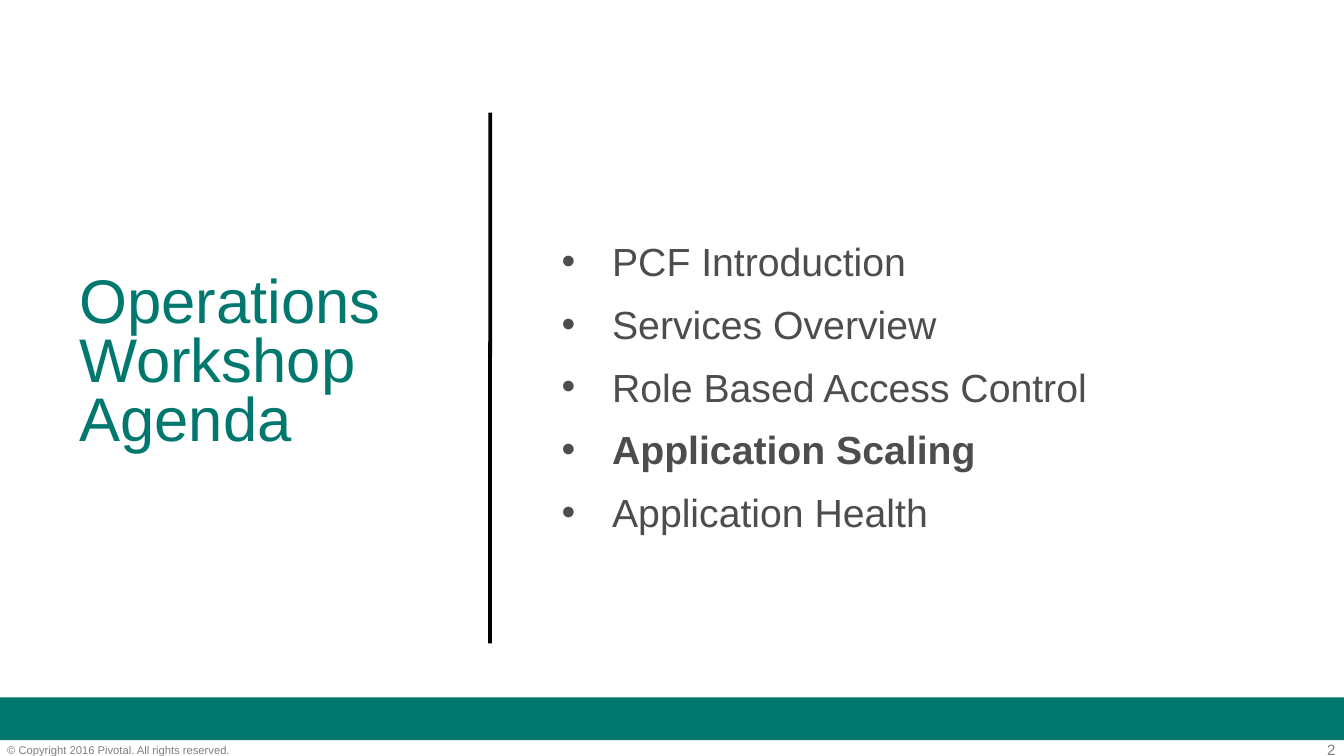
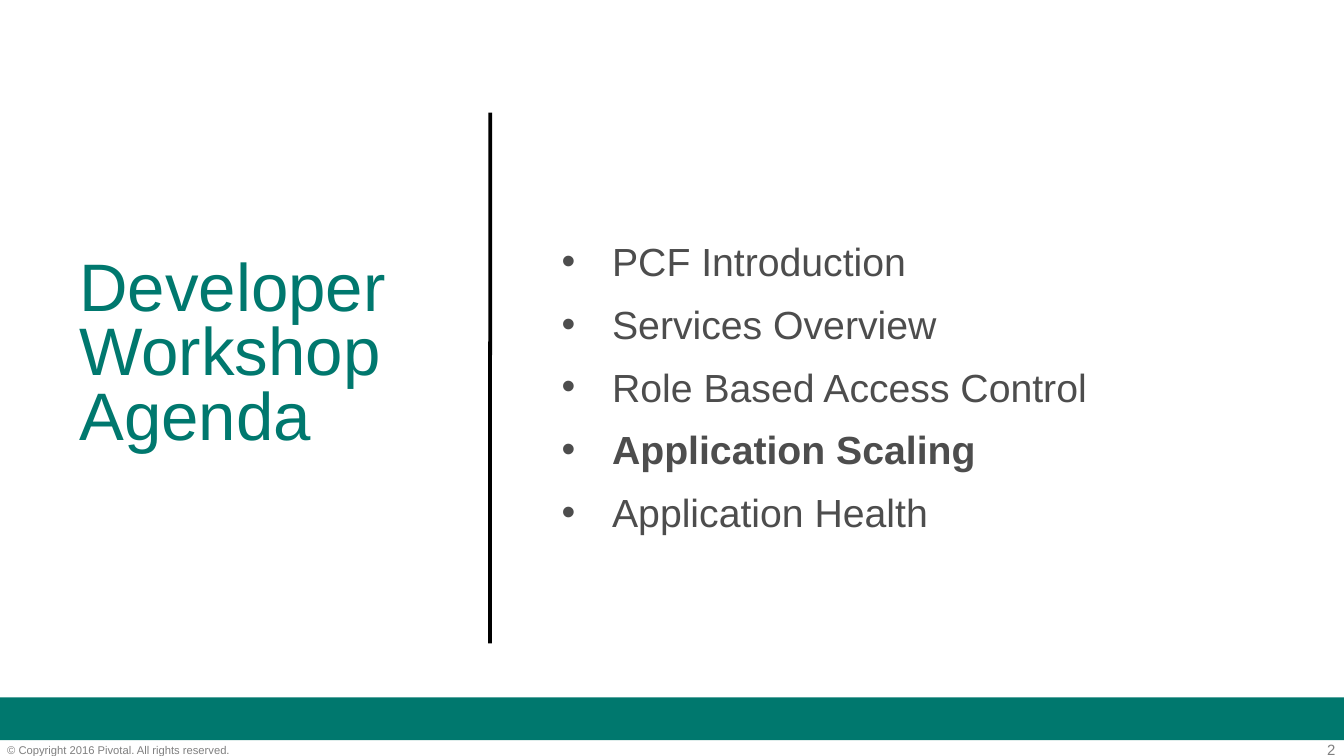
Before and after one commit to phopper-pivotal/PCF-Workshop, a slide deck: slide 2 of PCF-Workshop-Developer/slides/05-Dev_Workshop-Application_Scaling.ppt. Drawn at 1344x756 pixels with LibreOffice and Linux fonts; fonts in the diff are those of the drawing; background and template pictures are left out. Boxes give left, top, right and bottom in pixels: in the first picture for what was removed or moved away, otherwise in the second. Text is boxed around its words. In the diff, an @@ line names an element or a change of style, - is before the commit and + after.

Commit message:
updates to slides

```diff
--- a/PCF-Workshop-Developer/slides/05-Dev_Workshop-Application_Scaling.ppt
+++ b/PCF-Workshop-Developer/slides/05-Dev_Workshop-Application_Scaling.ppt
@@ text at (x1=79, y1=262, x2=385, y2=453): text changed; size 33 to 36 pt @@
-Operations Workshop Agenda
+Developer
+Workshop Agenda
```
Also in this commit, not shown: 1 other file.
